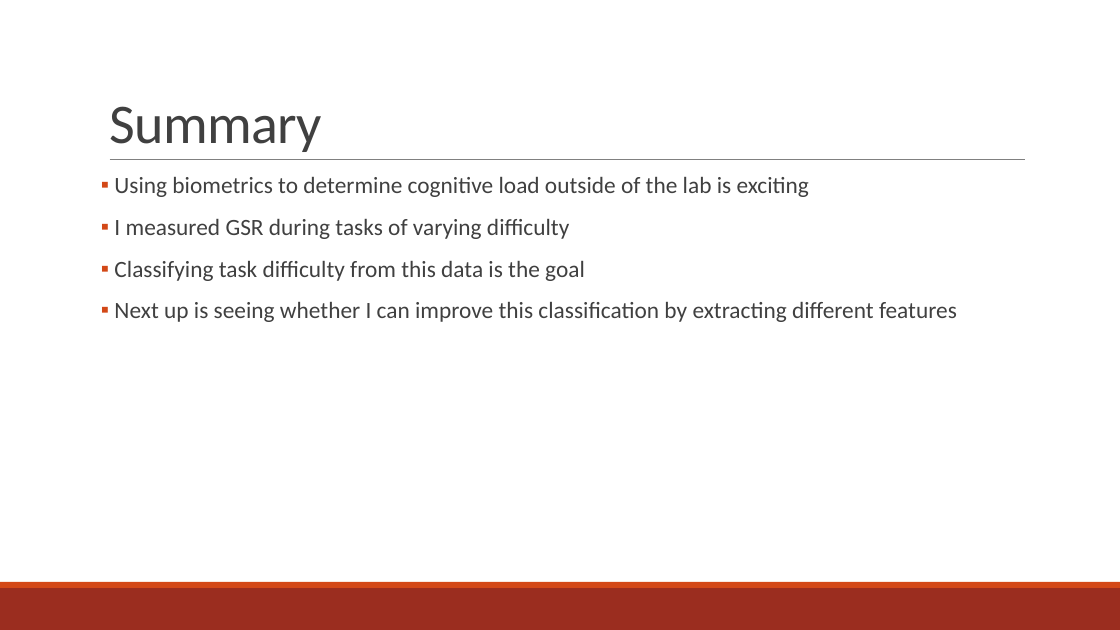
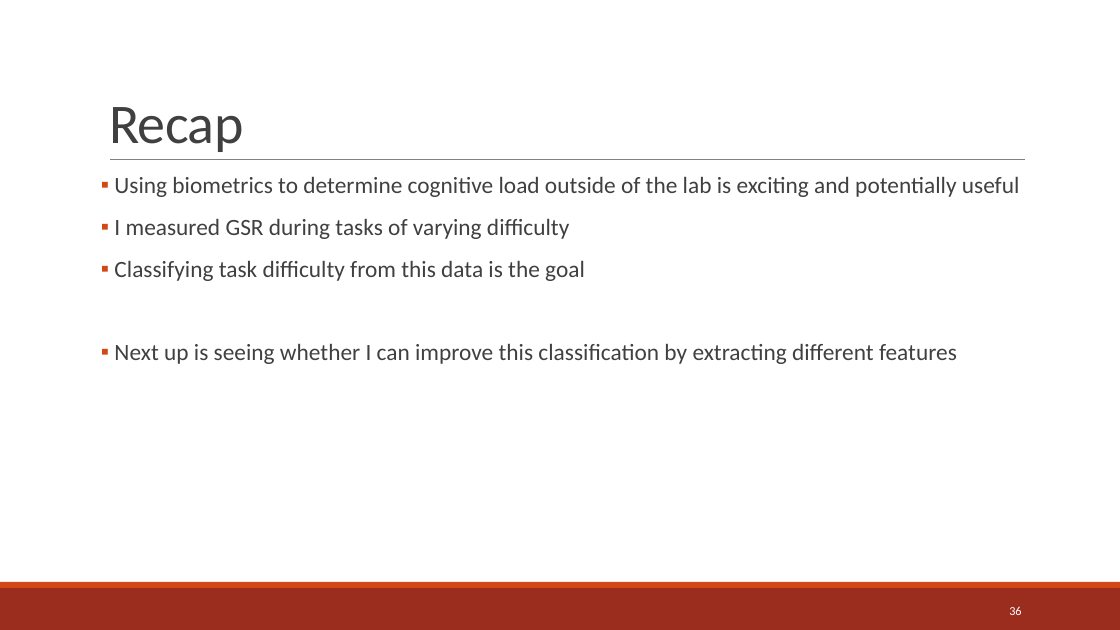
Before and after one commit to Rahazan/AI-BSc-Thesis, a slide deck: slide 36 of presentation/GSR Presentation.pptx (slide 33 before the commit). Drawn at 1120x630 pixels with LibreOffice and Linux fonts; fonts in the diff are those of the drawing. Boxes give left, top, right and bottom in pixels: in the first picture for what was removed or moved away, otherwise in the second. Text is boxed around its words. In the diff, an @@ line names an element or a change of style, - is before the commit and + after.

```diff
--- a/presentation/GSR Presentation.pptx
+++ b/presentation/GSR Presentation.pptx
@@ title at bbox=[109, 107, 243, 152]: text changed @@
-Summary
+Recap
@@ text at bbox=[114, 177, 1020, 197]: text changed @@
-▪ Using biometrics to determine cognitive load outside of the lab is exciting
+▪ Using biometrics to determine cognitive load outside of the lab is exciting and potentially useful
@@ page number added at bbox=[1009, 606, 1021, 615], 10.5 pt, text #FFFFFF @@
+36
```
Also in this commit, not shown: 32 other slides changed, 3 slides added, 1 other file.
